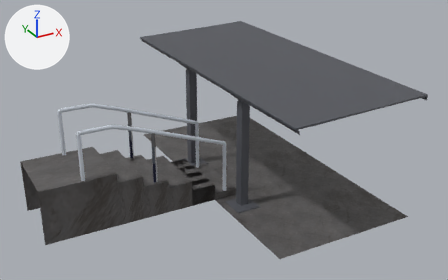
A saved change to the FBX model Assets/Models/ShelterWalkWayWithStairs.fbx.
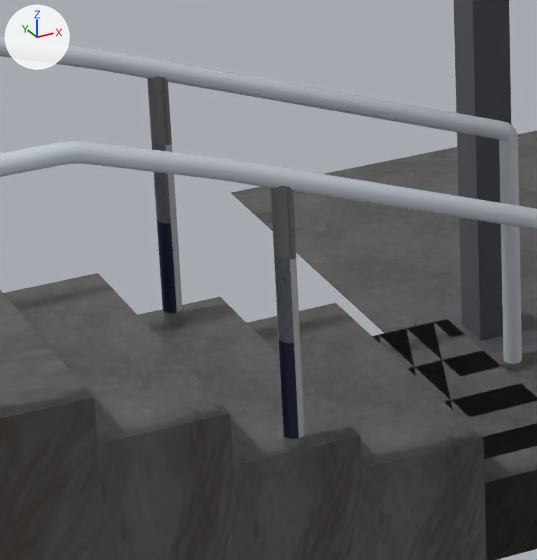
Old and new are each drawn whole from a 50 mm lens placed at (-7.1, -3.81, 6.61), pointed at (-1.15, 7.02, 1.19) and again close up on the part from 22% to 45% of the width and 35% to 73% of the height. Arrows for +X, +Y and +Z are at upper left; the lights stay in place. The last two pictures show the newer version. Where no turn or scale is listed for an object, it has been applied to the vertices.

Names of what the first close-up shows: 'Floor.002', 'Pillar', 'PillarRailing', 'PillarRailing.001', 'Railing', 'Railing.001', 'Stairstep1', 'Stairstep2', 'Stairstep3', 'Stairstep4', 'Stairstep5', 'Stairstep6' and 1 more.
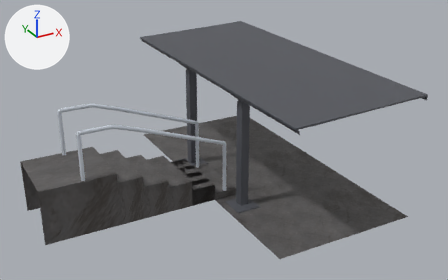
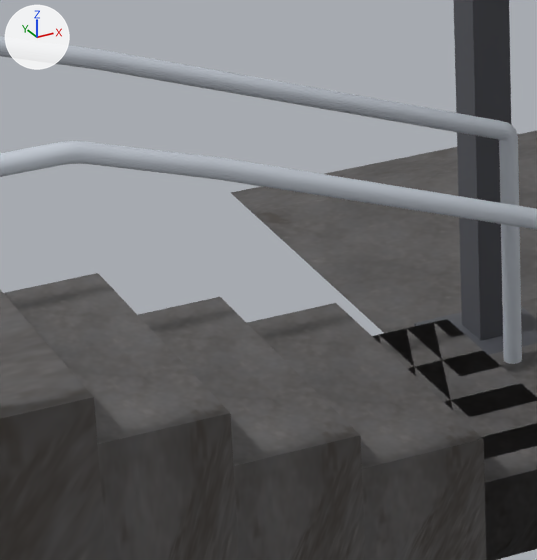
Diff of the bpy script that builds the scene:
```diff
--- a/Assets/Models/ShelterWalkWayWithStairs.fbx.py
+++ b/Assets/Models/ShelterWalkWayWithStairs.fbx.py
@@ ob_pillarrailing_001 @@
-ob_pillarrailing_001 = bpy.data.objects.new('PillarRailing.001', me_mesh_042)
-ob_pillarrailing_001.location = (-2.864, 8.021, 0.73)
@@ ob_pillarrailing @@
-ob_pillarrailing = bpy.data.objects.new('PillarRailing', me_mesh_040)
-ob_pillarrailing.location = (-2.864, 6.712, 0.73)
```

Changed parts and their boxes [x1, y1, x2, y2] in the close-ups (537 x 560 px):
'PillarRailing', deleted
    before: [271, 185, 305, 448]
'PillarRailing.001', deleted
    before: [147, 76, 183, 322]
